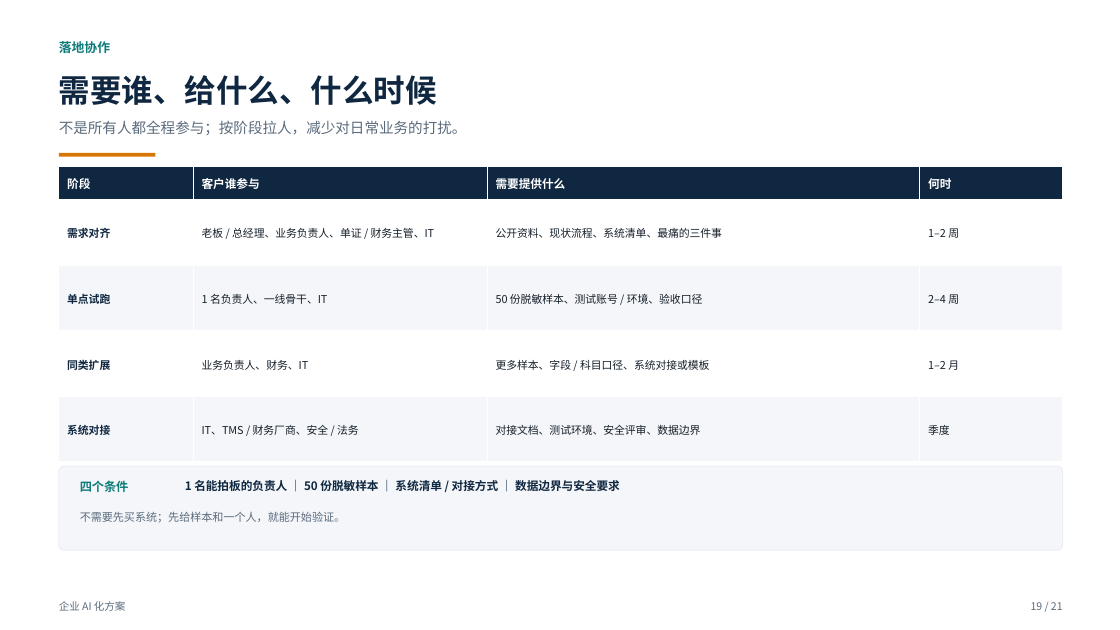
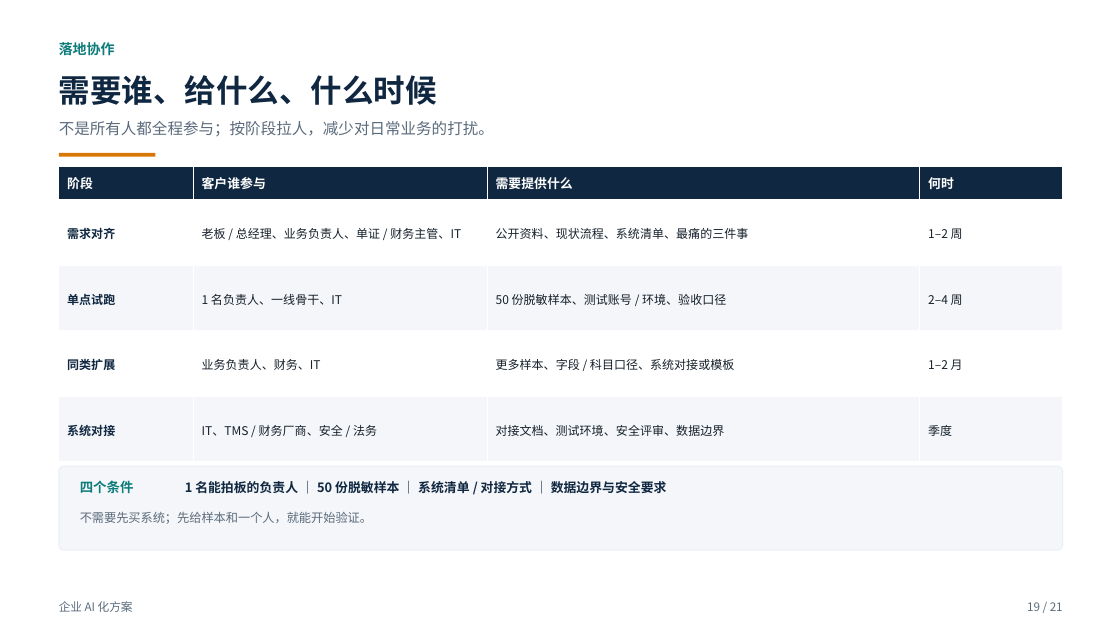
Before and after one commit to roma007/Enterprise-AI, a slide deck: slide 19 of 会客包/reports/客户老板版_企业AI化方案_2026-11-09.pptx. Drawn at 1120x630 pixels with LibreOffice and Linux fonts; fonts in the diff are those of the drawing. Boxes give left, top, right and bottom in pixels: in the first picture for what was removed or moved away, otherwise in the second. Text is boxed around its words. In the diff, an @@ line names an element or a change of style, - is before the commit and + after.

Commit message:
docs(会客包): 客户方案版全稿正文放大一档，页标题不变
新增 body_size() 统一处理字号：
- 8pt 以下提到 9pt；8–12pt 加 1pt；12–14pt 加 0.8pt；
  14–15.5pt 加 0.6pt；页标题 27/29/34pt 不动。
- 同步放大表格、卡片、图注与流程标签。
放大后逐页复算文本框和表格容量，无新增溢出；21 页、无禁用词。
preflight 通过。

图无影响：仅客户会客 PPT 字号与生成脚本变化；产品代码与节点状态未变。

```diff
--- a/会客包/reports/客户老板版_企业AI化方案_2026-11-09.pptx
+++ b/会客包/reports/客户老板版_企业AI化方案_2026-11-09.pptx
@@ text "落地协作" at <box>59,42,115,55</box>: size 11 to 12 pt @@
@@ text "不是所有人都全程参与；按阶段拉人，减少对日常业务的打扰。" at <box>59,121,494,136</box>: size 12.5 to 13.3 pt @@
@@ table at <box>59,166,1063,462</box> @@
@@ size 10 to 11 pt in "阶段", "客户谁参与", "需要提供什么", "何时" @@
@@ size 9.3 to 10.3 pt @@
@@ text "四个条件" at <box>80,480,134,494</box>: size 10.5 to 11.5 pt @@
@@ text "1 名能拍板的负责人 ｜ 50 份脱敏样本 ..." at <box>185,481,667,493</box>: size 10 to 11 pt @@
@@ text "不需要先买系统；先给样本和一个人，就能开始验证。" at <box>80,512,372,524</box>: size 9.5 to 10.5 pt @@
@@ text "企业 AI 化方案" at <box>59,601,133,612</box>: size 9 to 10 pt @@
@@ text "19 / 21" at <box>1027,602,1063,611</box>: size 9 to 10 pt @@
```
Also in this commit, not shown: 20 other slides changed, 5 other files.
